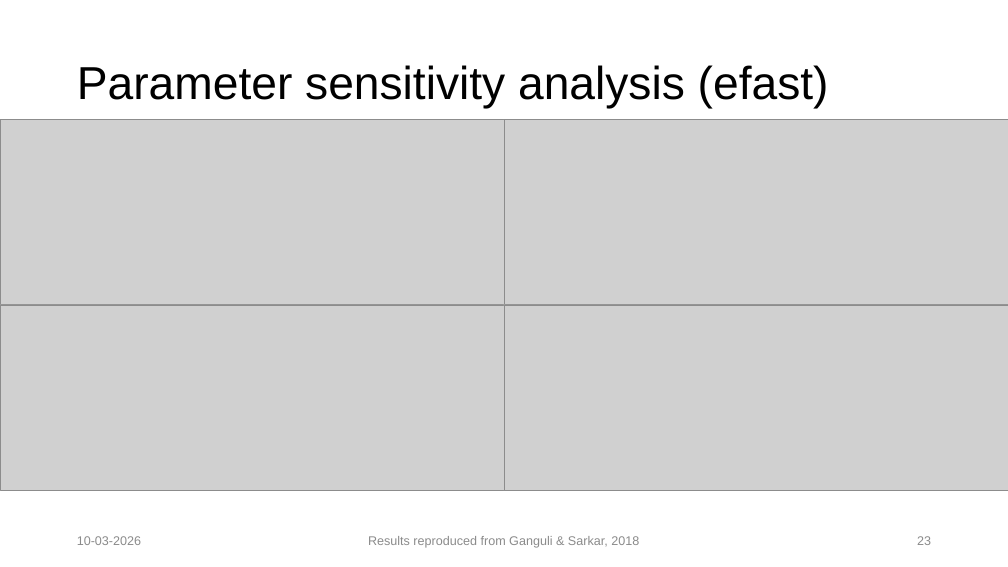
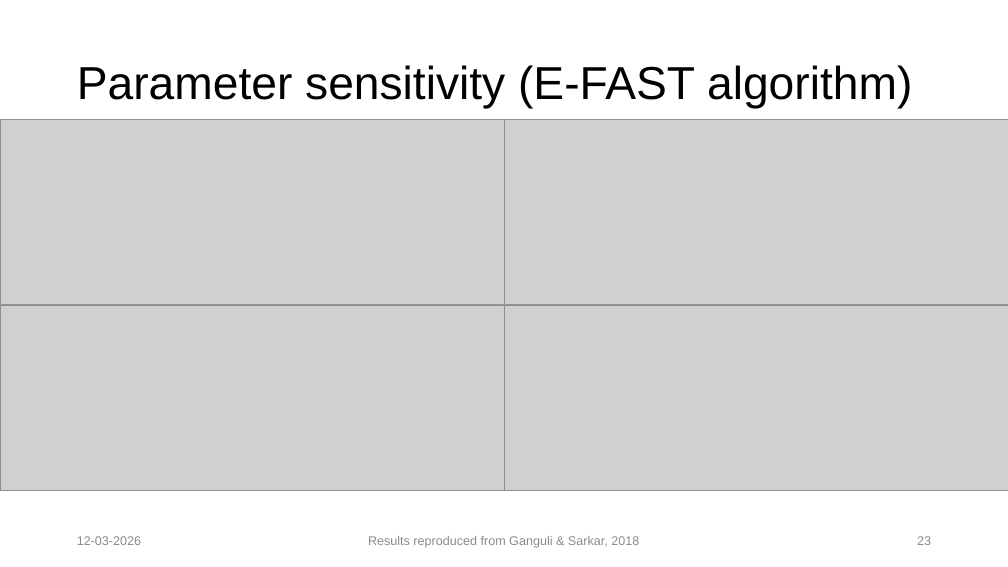
Before and after one commit to lokesh-venkatesh/TIME_Dynamics, a slide deck: slide 23 of resources/Lab Presentation 10th March.pptx. Drawn at 1008x567 pixels with LibreOffice and Linux fonts; fonts in the diff are those of the drawing; grey boxes stand for pictures. Boxes give left, top, right and bottom in pixels: in the first picture for what was removed or moved away, otherwise in the second. Text is boxed around its words. In the diff, an @@ line names an element or a change of style, - is before the commit and + after.

Commit message:
Updated efast plots and moved around a few files

```diff
--- a/resources/Lab Presentation 10th March.pptx
+++ b/resources/Lab Presentation 10th March.pptx
@@ title at (77, 65, 912, 109): text changed @@
-Parameter sensitivity analysis (efast)
+Parameter sensitivity (E-FAST algorithm)
@@ text at (77, 536, 141, 545): text changed @@
-10-03-2026
+12-03-2026
```
Also in this commit, not shown: 18 other slides changed, 47 other files.
